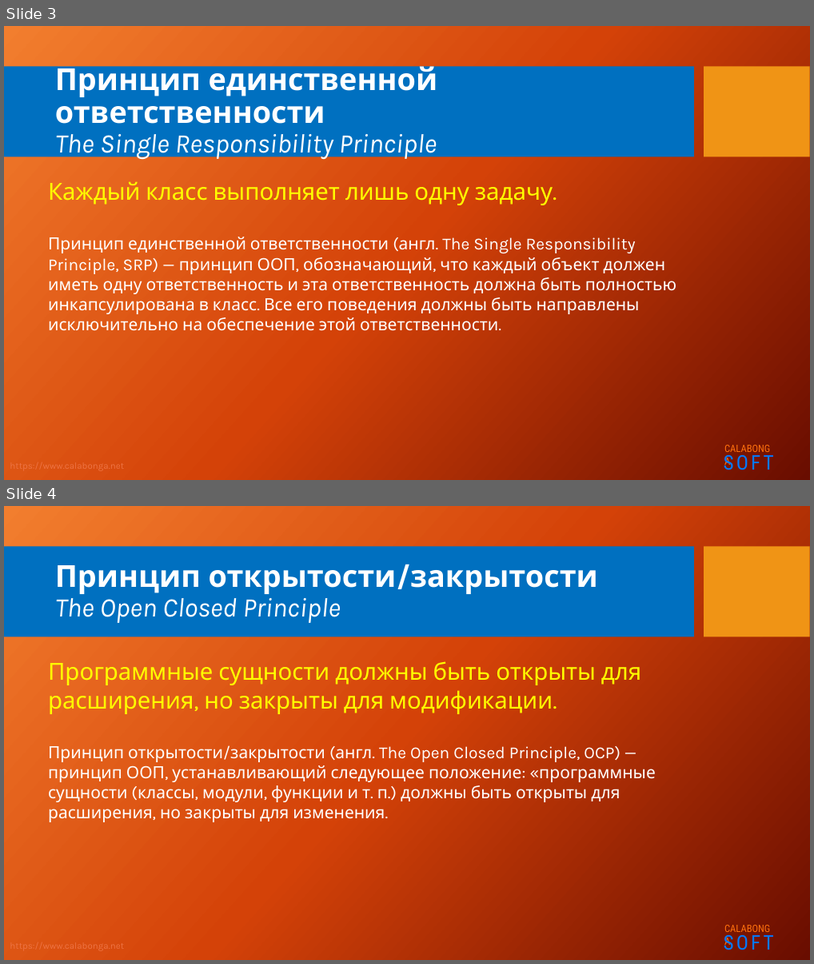
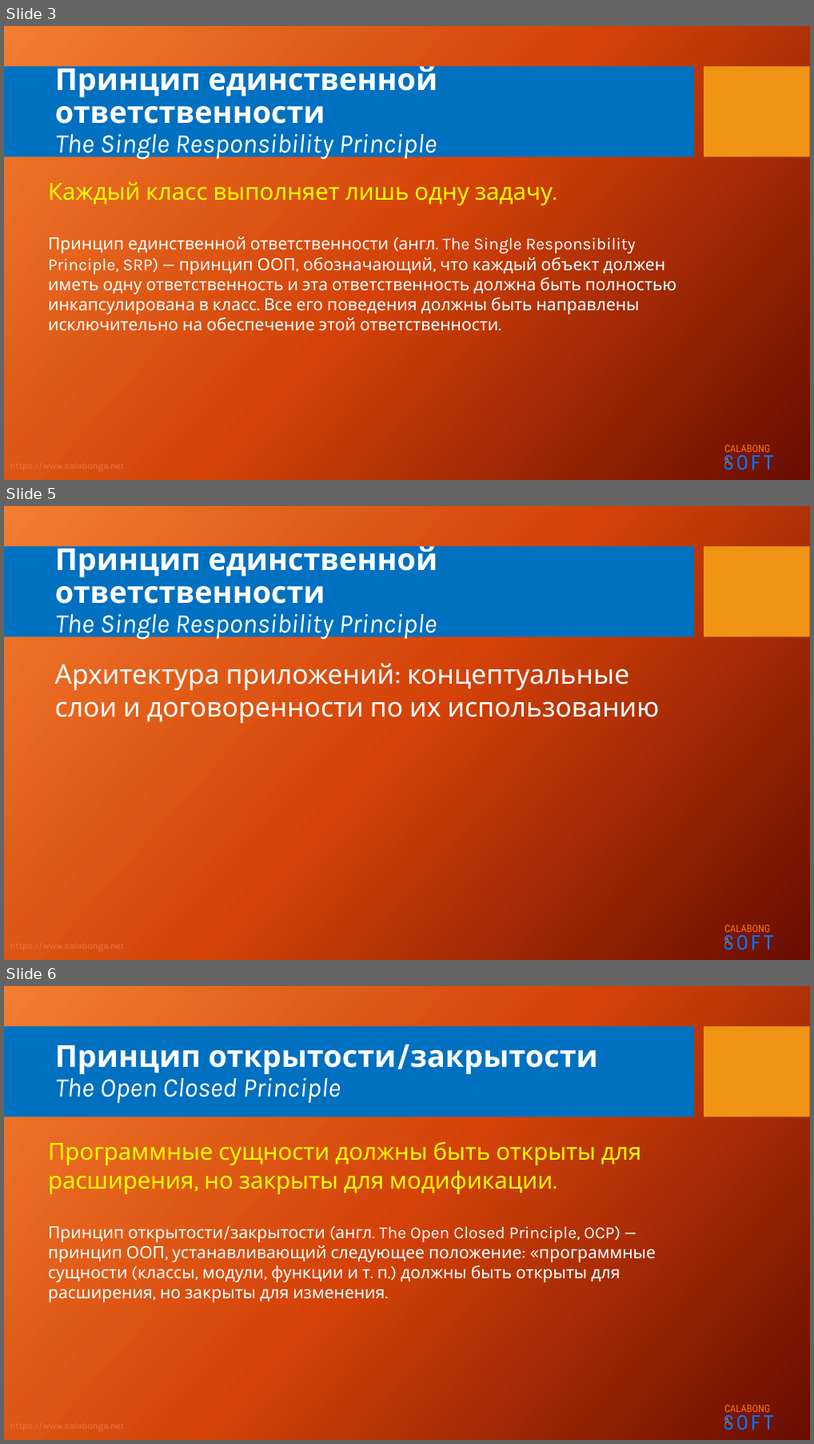
Before and after one commit to Calabonga/SOLID, a slide deck: Powerpoint/SOLID_S.pptx. Shown one above the other, each under a label of ours: slides 3 and 4 before the commit, slides 3, 5 and 6 after it; the slides between them are not shown. The pictures are 814x964 and 814x1444 pixels, drawn with LibreOffice and Linux fonts; fonts in the diff are those of the drawing; background and template pictures are left out. Boxes give left, top, right and bottom in pixels: in the first picture for what was removed or moved away, otherwise in the second. Text is boxed around its words. In the diff, an @@ line names an element or a change of style, - is before the commit and + after.

```diff
--- a/Powerpoint/SOLID_S.pptx
+++ b/Powerpoint/SOLID_S.pptx
@@ slide 5 added at (4, 506, 810, 960), background picture (left out); not listed: 5 template elements that a slide beside it also shows @@
@@ title added at (55, 542, 438, 640), 36 pt, text #FFFFFF, bold @@
+Принцип единственной ответственности
+The Single Responsibility Principle
@@ text added at (55, 663, 660, 723), 32 pt, text #FFFFFF @@
+Архитектура приложений: концептуальные слои и договоренности по их использованию
@@ what was slide 4 is now slide 6 @@
```
Also in this commit, not shown: 1 other slide added, 32 other files.
